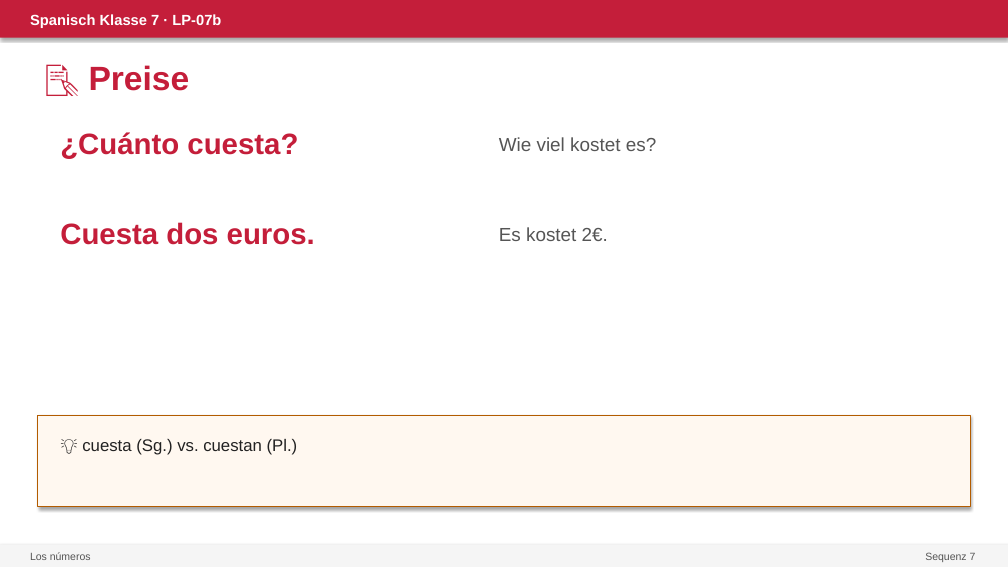
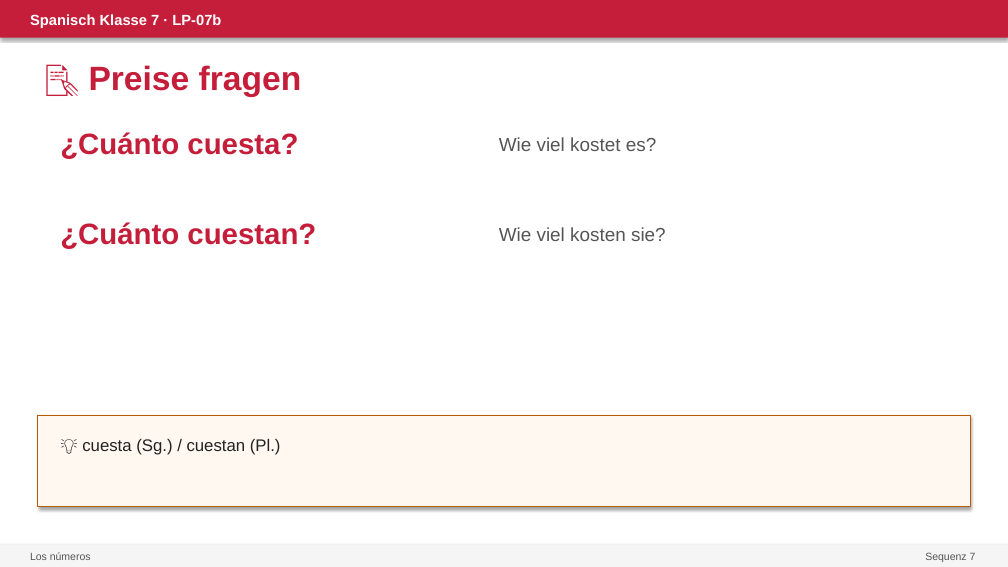
Before and after one commit to devbox42/sciencesim, a slide deck: slide 7 of projects/spanisch/kl07/sequenz-07-compras/07b-numeros/PPT-07b.pptx (slide 3 before the commit). Drawn at 1008x567 pixels with LibreOffice and Linux fonts; fonts in the diff are those of the drawing. Boxes give left, top, right and bottom in pixels: in the first picture for what was removed or moved away, otherwise in the second. Text is boxed around its words. In the diff, an @@ line names an element or a change of style, - is before the commit and + after.

```diff
--- a/projects/spanisch/kl07/sequenz-07-compras/07b-numeros/PPT-07b.pptx
+++ b/projects/spanisch/kl07/sequenz-07-compras/07b-numeros/PPT-07b.pptx
@@ text at (x1=89, y1=65, x2=302, y2=97): text changed @@
-📝 Preise
+📝 Preise fragen
@@ text at (x1=60, y1=222, x2=316, y2=249): text changed @@
-Cuesta dos euros.
+¿Cuánto cuestan?
@@ text at (x1=499, y1=227, x2=666, y2=241): text changed @@
-Es kostet 2€.
+Wie viel kosten sie?
@@ text at (x1=82, y1=439, x2=281, y2=455): text changed @@
-💡 cuesta (Sg.) vs. cuestan (Pl.)
+💡 cuesta (Sg.) / cuestan (Pl.)
```
Also in this commit, not shown: 2 other slides changed, 10 slides added, 32 other files.
